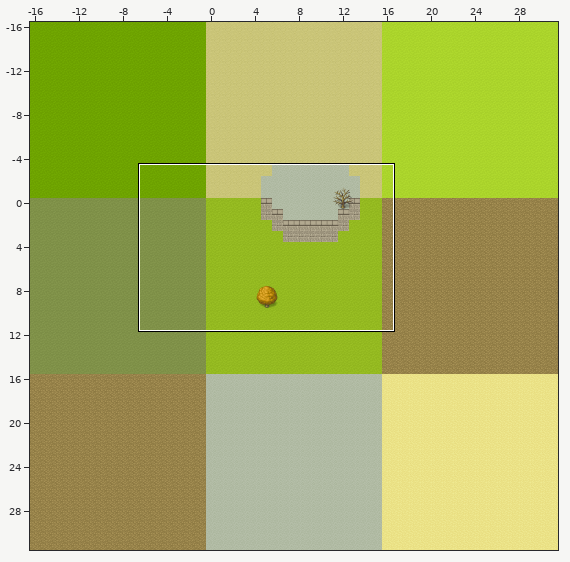
Tiled map: assets/map/demo.tmx. The first picture is a wide view before the edit; the outline marks the close-up.
Close-up. The starting point:
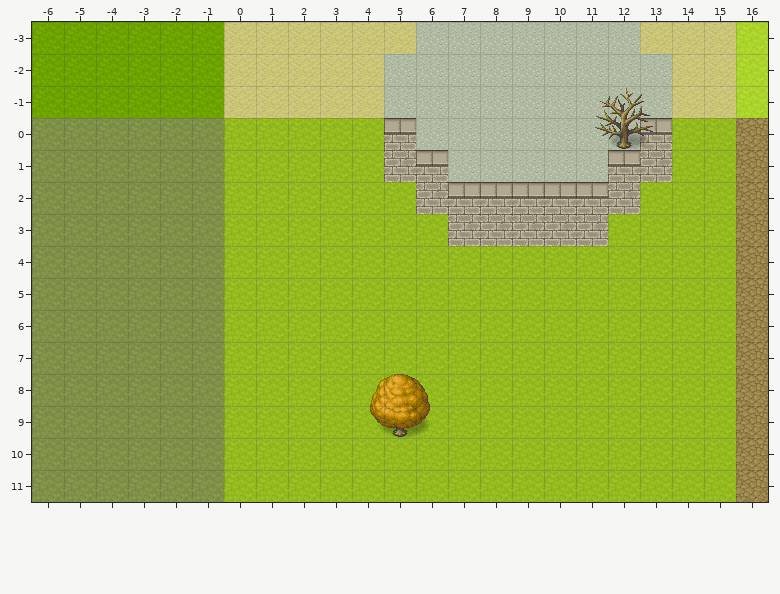
Cells are 32x32 px. Shown: x -6..16, y -3..11.
The same view after the edit:
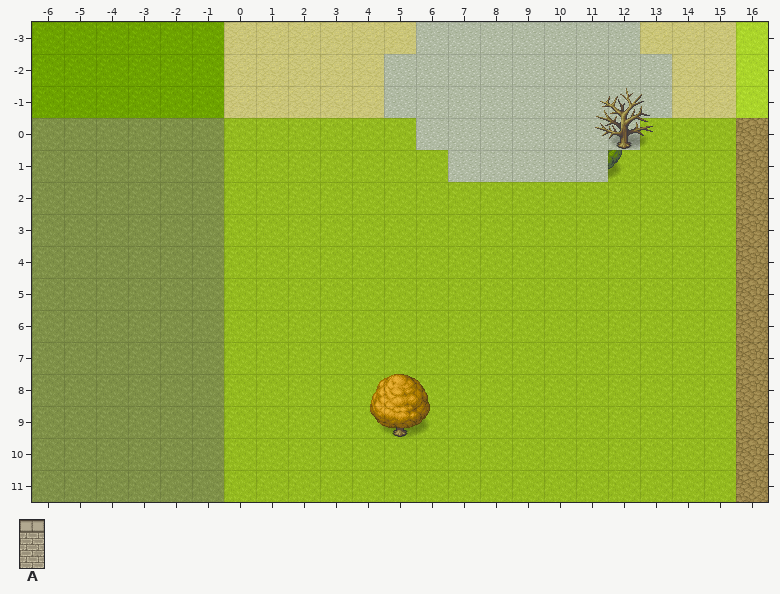
Key: from "Walls": A 0 "Wall".
_ is an empty cell.
Tiles replaced or removed in this view: A.
Diff:
Changed rows in their new state; . is an unchanged cell.
Layer "Floor 0/Elements":
first column x 5:
 1 _......._
 2 ._....._.
 3 .._____..
